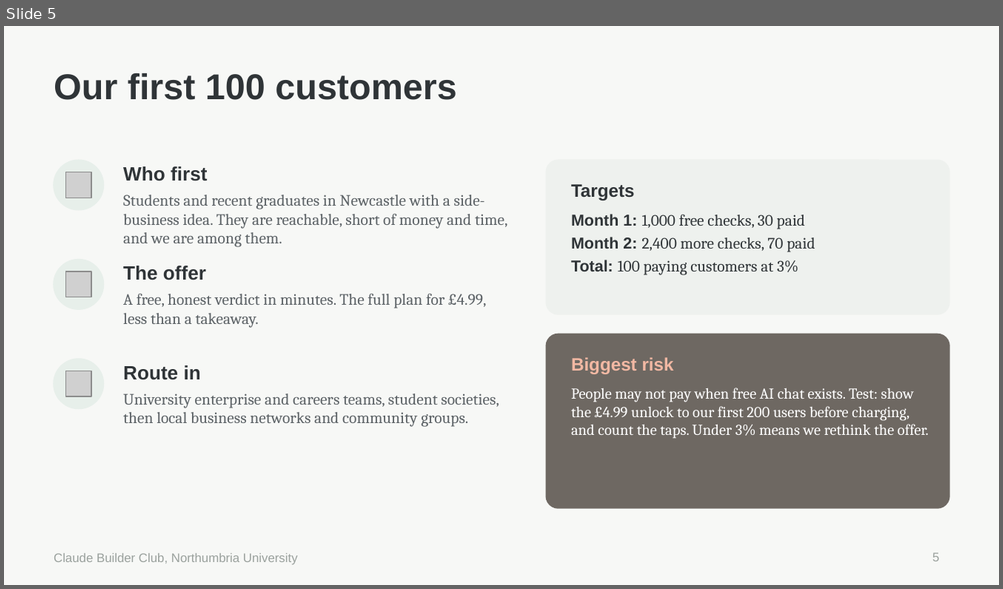
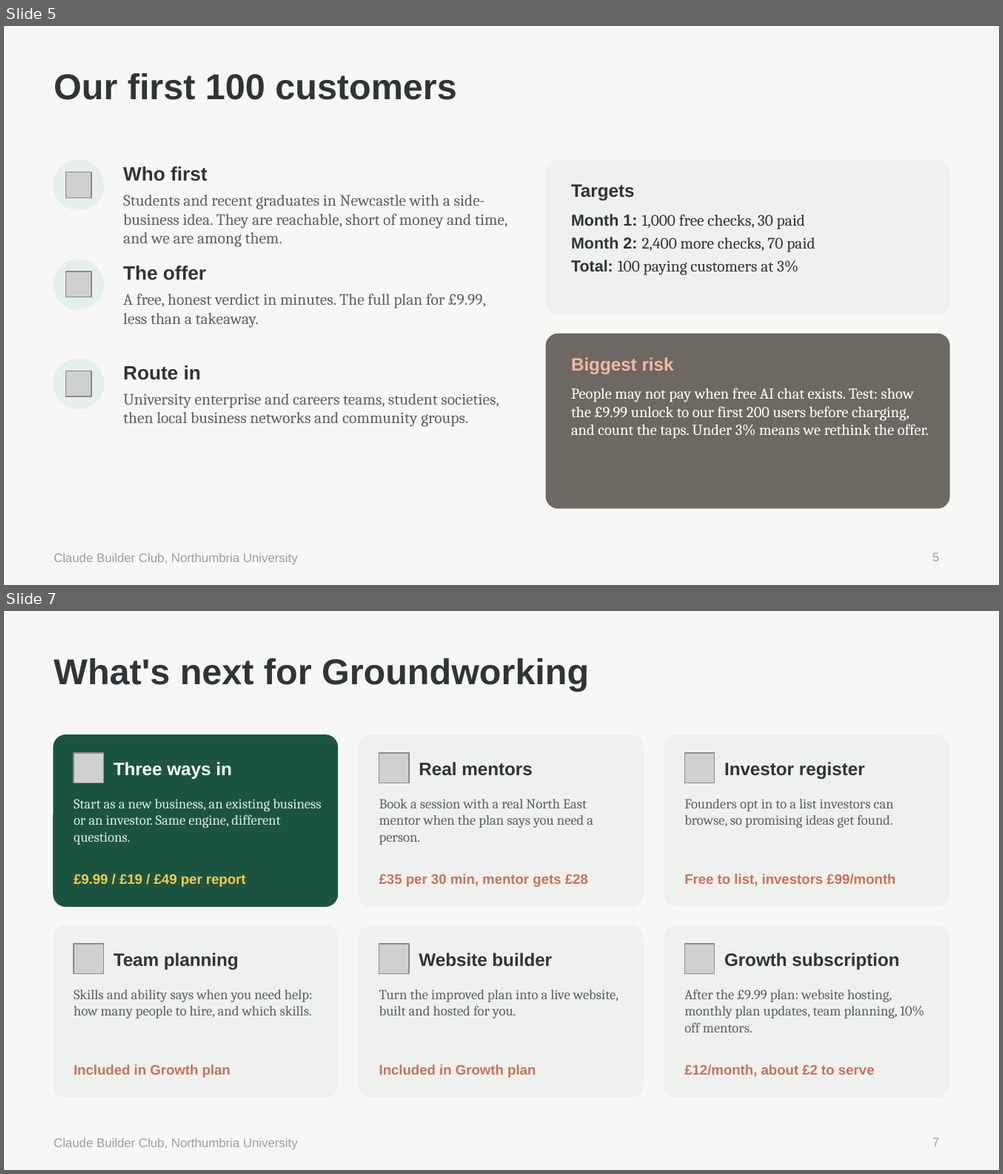
Before and after one commit to Zgodders207/CBC-AutumnHackathon, a slide deck: groundworking-pitch.pptx. Shown one above the other, each under a label of ours: slide 5 before the commit, slides 5 and 7 after it; the slides between them are not shown. The pictures are 1003x589 and 1003x1174 pixels, drawn with LibreOffice and Linux fonts; fonts in the diff are those of the drawing; grey boxes stand for pictures. Boxes give left, top, right and bottom in pixels: in the first picture for what was removed or moved away, otherwise in the second. Text is boxed around its words. In the diff, an @@ line names an element or a change of style, - is before the commit and + after.

```diff
--- a/groundworking-pitch.pptx
+++ b/groundworking-pitch.pptx
@@ slide 7 added at [4, 611, 999, 1170], background #F7F8F6; not listed: 1 template element that a slide beside it also shows @@
@@ title added at [54, 658, 589, 692], 26 pt, text #2F3437, bold @@
+What's next for Groundworking
@@ rounded rectangle added at [54, 735, 337, 906], fill #1B5541, outline #1B5541 1 pt @@
@@ rounded rectangle added at [359, 735, 643, 906], fill #EEF1EE, outline #EEF1EE 1 pt @@
@@ rounded rectangle added at [664, 735, 948, 906], fill #EEF1EE, outline #EEF1EE 1 pt @@
@@ picture added at [74, 753, 103, 783] @@
@@ text added at [114, 762, 232, 779], 13 pt, text #FFFFFF, bold @@
+Three ways in
@@ picture added at [379, 753, 409, 783] @@
@@ text added at [418, 762, 532, 776], 13 pt, text #2F3437, bold @@
+Real mentors
@@ picture added at [684, 753, 714, 783] @@
@@ text added at [724, 762, 865, 779], 13 pt, text #2F3437, bold @@
+Investor register
@@ text added at [74, 799, 321, 845], 10 pt, text #DCE8E1 @@
+Start as a new business, an existing business or an investor. Same engine, different questions.
@@ text added at [379, 799, 593, 845], 10 pt, text #5C6266 @@
+Book a session with a real North East mentor when the plan says you need a person.
@@ text added at [684, 799, 893, 828], 10 pt, text #5C6266 @@
+Founders opt in to a list investors can browse, so promising ideas get found.
@@ text added at [74, 874, 246, 887], 10 pt, text #F2C94C, bold @@
+£9.99 / £19 / £49 per report
@@ text added at [379, 874, 588, 887], 10 pt, text #C8735A, bold @@
+£35 per 30 min, mentor gets £28
@@ text added at [684, 874, 895, 886], 10 pt, text #C8735A, bold @@
+Free to list, investors £99/month
@@ rounded rectangle added at [54, 926, 337, 1097], fill #EEF1EE, outline #EEF1EE 1 pt @@
@@ rounded rectangle added at [359, 926, 643, 1097], fill #EEF1EE, outline #EEF1EE 1 pt @@
@@ rounded rectangle added at [664, 926, 948, 1097], fill #EEF1EE, outline #EEF1EE 1 pt @@
@@ picture added at [74, 944, 103, 974] @@
@@ text added at [114, 953, 239, 970], 13 pt, text #2F3437, bold @@
+Team planning
@@ picture added at [379, 944, 409, 974] @@
@@ text added at [418, 953, 552, 967], 13 pt, text #2F3437, bold @@
+Website builder
@@ picture added at [684, 944, 714, 974] @@
@@ text added at [724, 953, 899, 970], 13 pt, text #2F3437, bold @@
+Growth subscription
@@ text added at [74, 990, 313, 1019], 10 pt, text #5C6266 @@
+Skills and ability says when you need help: how many people to hire, and which skills.
@@ text added at [379, 990, 618, 1019], 10 pt, text #5C6266 @@
+Turn the improved plan into a live website, built and hosted for you.
@@ text added at [684, 990, 924, 1033], 10 pt, text #5C6266 @@
+After the £9.99 plan: website hosting, monthly plan updates, team planning, 10% off mentors.
@@ text added at [74, 1065, 230, 1078], 10 pt, text #C8735A, bold @@
+Included in Growth plan
@@ text added at [379, 1065, 535, 1078], 10 pt, text #C8735A, bold @@
+Included in Growth plan
@@ text added at [684, 1065, 874, 1077], 10 pt, text #C8735A, bold @@
+£12/month, about £2 to serve
@@ page number added at [932, 1138, 939, 1147], 9 pt, text #9AA19D @@
+7
@@ slide 5 changed as well @@
@@ text at [123, 294, 486, 328]: text changed @@
-A free, honest verdict in minutes. The full plan for £4.99, less than a takeaway.
+A free, honest verdict in minutes. The full plan for £9.99, less than a takeaway.
@@ text at [571, 388, 928, 439]: text changed @@
-People may not pay when free AI chat exists. Test: show the £4.99 unlock to our first 200 users before charging, and count the taps. Under 3% means we rethink the offer.
+People may not pay when free AI chat exists. Test: show the £9.99 unlock to our first 200 users before charging, and count the taps. Under 3% means we rethink the offer.
```
Also in this commit, not shown: 4 other slides changed, 1 other slide added, 1 slide removed.
